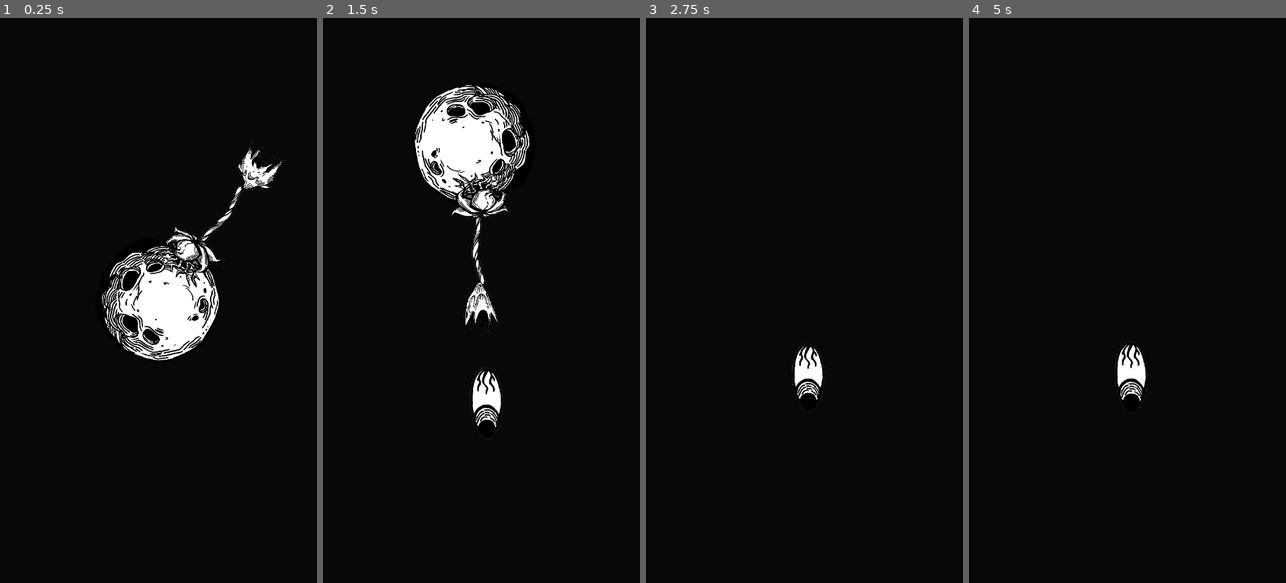
Above: before the commit, frames 1-4 (left to right).
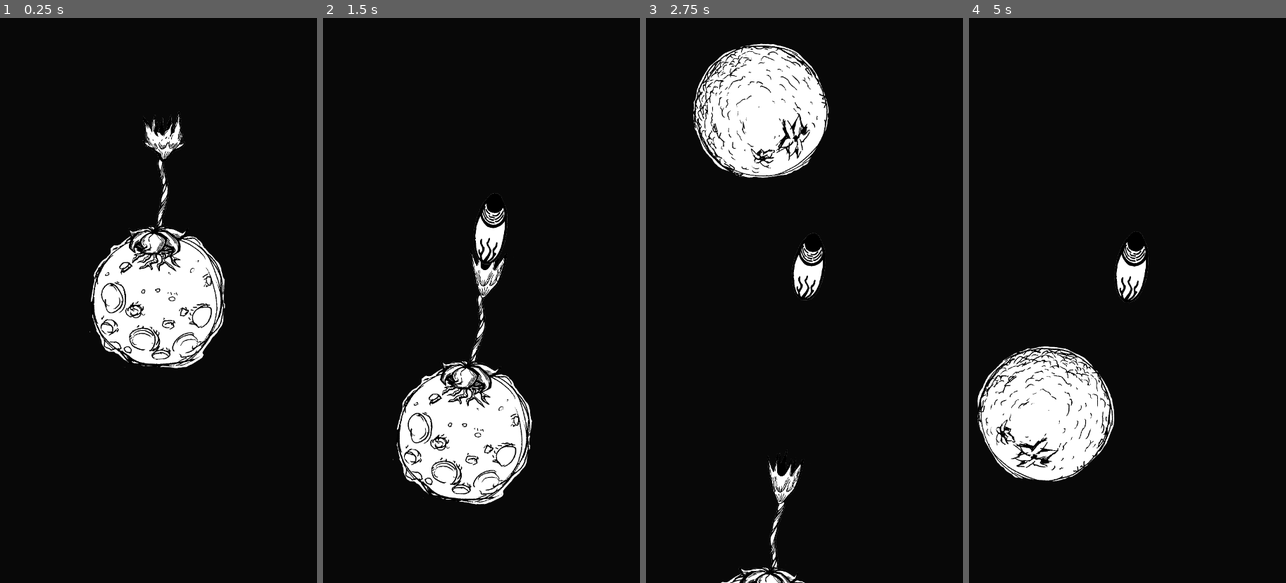
Above: after the commit, the same moments.

Repository: patryelt/RootOfEvil
Game: Godot game, scene res://scenes/Game.tscn
The game is run twice, just before and just after one commit, with the same random seed, the same clock (stepped at 60 frames per second) and the same inputs.
Inputs:
- Up to frame 1 (0.25 s): no input
- Up to frame 2 (1.5 s): tap Space (jump) at 0.77 s
- Up to frame 3 (2.75 s): tap Space (jump) at 1.52 s
- Up to frame 4 (5 s): tap Space (jump) at 3.02, 3.77, 4.52 s

The runs differ from the first frame. In frame 1, 6.2% of the frame differs, in the area x 28-90%, y 16-62%; in frame 2, 13%, in the area x 22-66%, y 11-87%; in frame 3, 9.3%; in frame 4, 8.6%.

Commit message:
Random planet and speed

Diff:
--- a/scenes/Game.gd
+++ b/scenes/Game.gd
@@ -31,6 +31,8 @@
 	var new_planet = _planet_scene.instance()
 	new_planet.rotation_speed = 0.4
 	new_planet.camera = camera_2d
+	new_planet.planet_sprite = floor(randf() * 8)
+	new_planet.rotation_speed = randf()
 	add_child(new_planet)
 	var base_position = Vector2(200, -_y_pos)
 	new_planet.position = base_position
